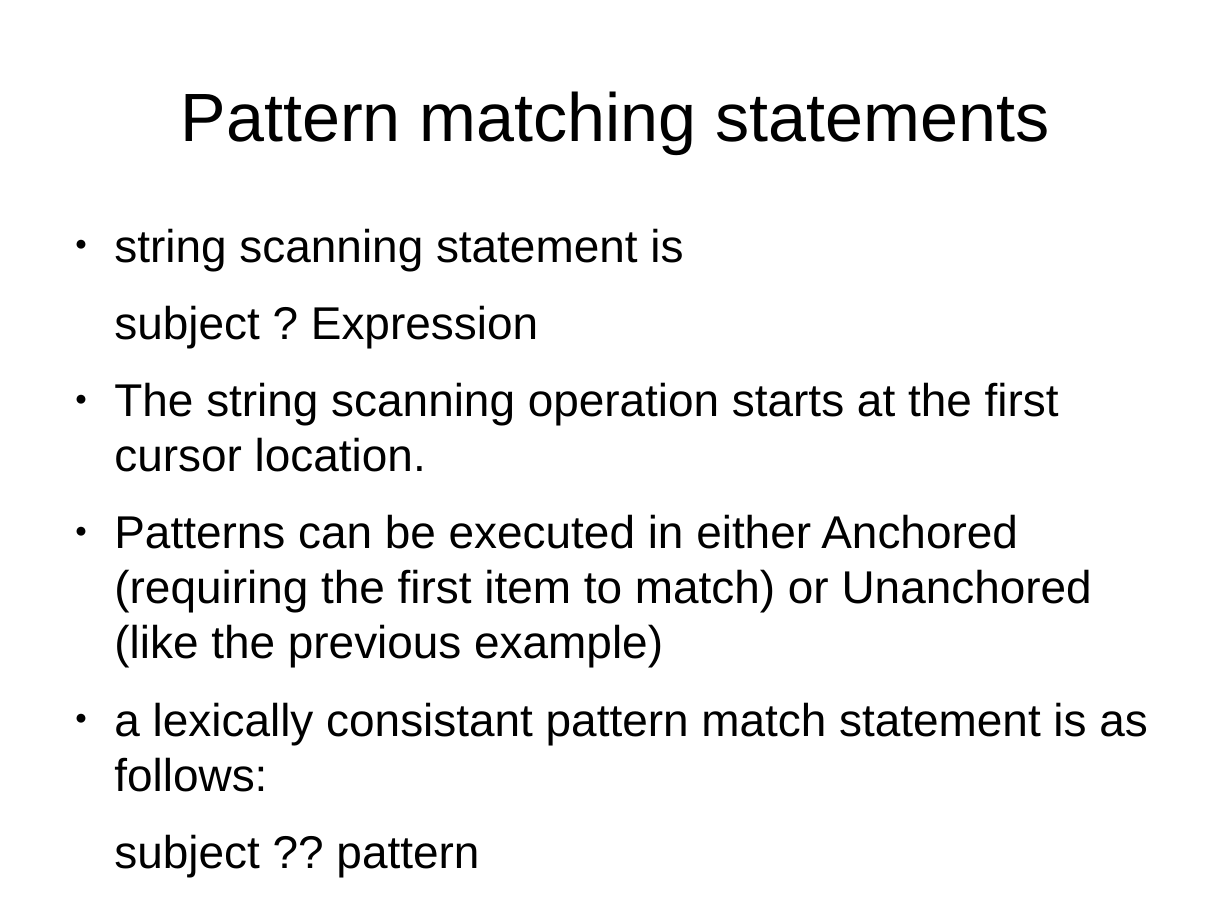
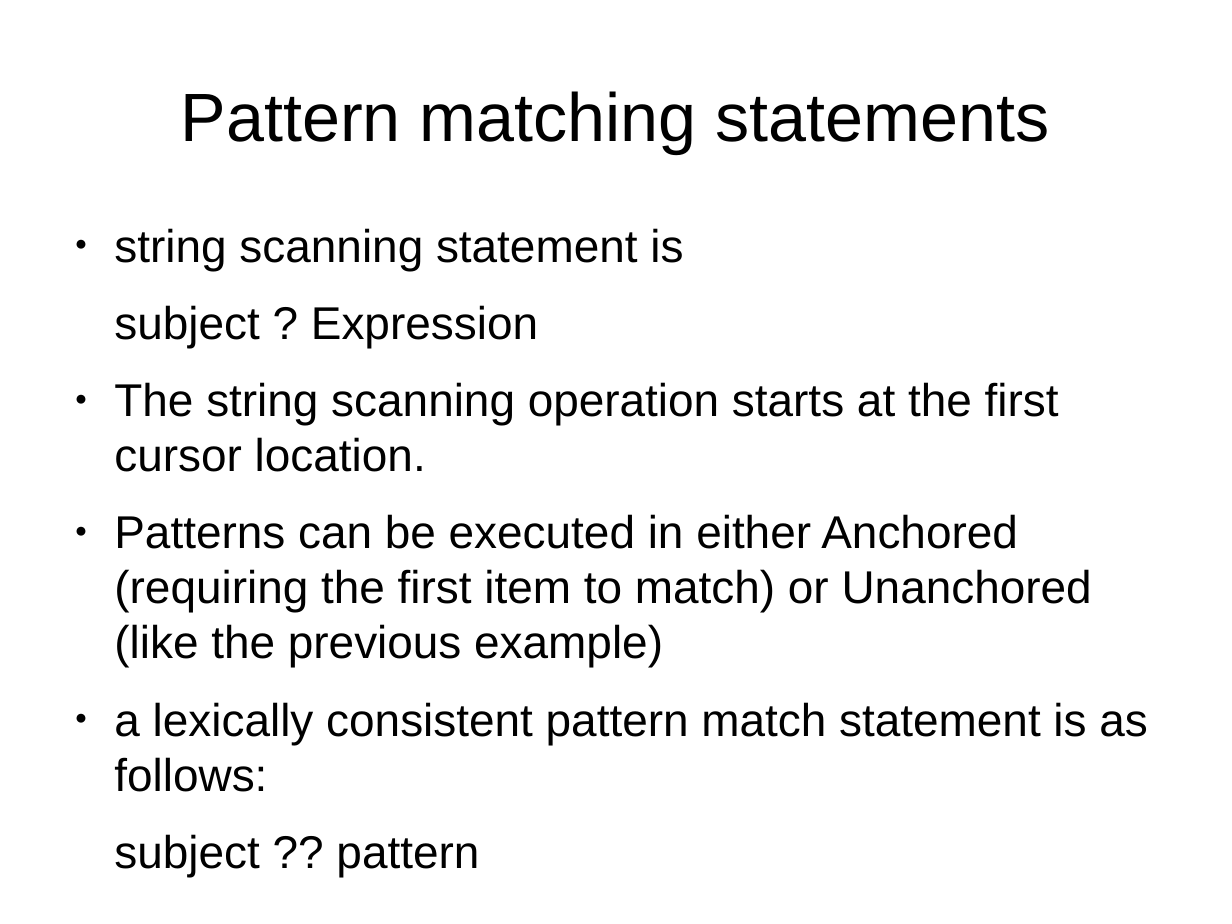
Before and after one commit to johngoettsche/Thesis, a slide deck: slide 16 of ThesisDefense.odp. Drawn at 1232x924 pixels with LibreOffice and Linux fonts; fonts in the diff are those of the drawing. Boxes give left, top, right and bottom in pixels: in the first picture for what was removed or moved away, otherwise in the second. Text is boxed around its words. In the diff, an @@ line names an element or a change of style, - is before the commit and + after.

```diff
--- a/ThesisDefense.odp
+++ b/ThesisDefense.odp
@@ text at [114, 702, 1148, 745]: text changed @@
-● a lexically consistant pattern match statement is as follows:
+● a lexically consistent pattern match statement is as follows:
```
Also in this commit, not shown: 4 other slides changed, 14 slides added, 2 slides removed, 1 other file.
